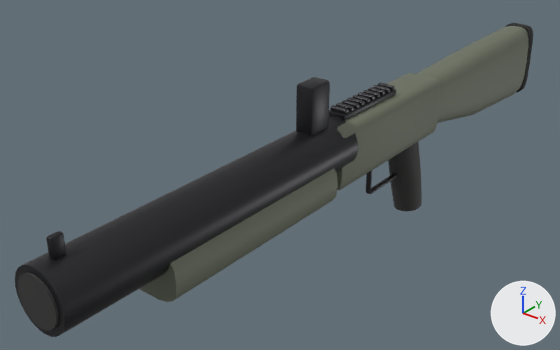
The glTF model assets/models/weapons/um.glb as it was, and as the next commit left it.
One viewpoint serves both versions: a camera (50 mm lens) standing at (0.413, -0.707, 0.311) and looking at (-0.059, -0.117, -0.055). Lighting does not change. The marker at lower right points along +X, +Y and +Z. The first picture is the older version. Where no turn or scale is listed for an object, it has been applied to the vertices. Vertices at exactly the same position are counted once.

Names of what the first picture shows: 'Body'.
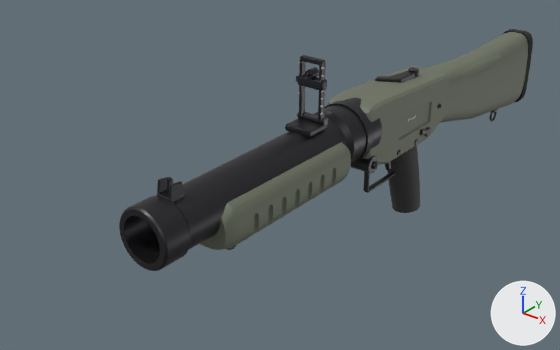
The change, as a list of edits to the scene's bpy script:
```text
Change me_body:
    remove me_body.from_pydata(...)  # 1076 vertices, 2044 faces; spans x -0.032..0.032, y -0.462..0.357, z -0.147..0.07
    add me_body.from_pydata(...)  # 6388 vertices, 12532 faces; spans x -0.034..0.034, y -0.364..0.357, z -0.147..0.094
    me_body part 1: a new loose piece, a torus around x (ring radius 0.008, tube radius 0.0015) spanning x -0.0014..0.0014, y 0.2905..0.3095, z -0.1085..-0.0895, in mat_metal (dark grey #3c3c3f)
    me_body part 2: the loose piece of 24 vertices spanning x -0.01..0.01, y -0.068..-0.062, z 0.026..0.03 is scaled about its middle by (0.111, 1.53, 0.324), then moved by (0.032, -0.005, -0.062), in mat_polymer (dark grey #353534)
    me_body part 3: the loose piece of 24 vertices spanning x -0.01..0.01, y -0.078..-0.072, z 0.026..0.03 is scaled about its middle by (0.111, 0.265, 1.82), then moved by (0.032, 0.005, -0.062), in mat_polymer (dark grey #353534)
    me_body part 4: the loose piece of 24 vertices spanning x -0.01..0.01, y -0.008..-0.002, z 0.026..0.03 is scaled about its middle by (0.0703, 1, 0.199), then moved by (0.029, 0.075, -0.038), in mat_polymer (dark grey #353534)
    me_body part 5: the loose piece of 24 vertices spanning x -0.01..0.01, y -0.018..-0.012, z 0.026..0.03 is scaled about its middle by (0.0703, 0.159, 1.2), then moved by (0.029, 0.085, -0.038), in mat_polymer (dark grey #353534)
    me_body part 6: the loose piece of 24 vertices spanning x -0.01..0.01, y -0.058..-0.052, z 0.026..0.03 is scaled about its middle by (0.111, 1.53, 0.324), then moved by (-0.032, -0.015, -0.062), in mat_polymer (dark grey #353534)
    me_body part 7: the loose piece of 24 vertices spanning x -0.01..0.01, y -0.088..-0.082, z 0.026..0.03 is scaled about its middle by (0.111, 0.265, 1.82), then moved by (-0.032, 0.015, -0.062), in mat_polymer (dark grey #353534)
    me_body part 8: the loose piece of 24 vertices spanning x -0.01..0.01, y -0.028..-0.022, z 0.026..0.03 is scaled about its middle by (0.0703, 1, 0.199), then moved by (-0.029, 0.095, -0.038), in mat_polymer (dark grey #353534)
    me_body part 9: the loose piece of 24 vertices spanning x -0.01..0.01, y -0.038..-0.032, z 0.026..0.03 is scaled about its middle by (0.0703, 0.159, 1.2), then moved by (-0.029, 0.105, -0.038), in mat_polymer (dark grey #353534)
    me_body part 10: the loose piece of 96 vertices spanning x -0.024..0.024, y -0.12..0.08, z -0.05..0.02 is multiplied about its middle by the matrix ((-0.001, 0.227, 0.0), (-0.002, 0.0, 0.0), (0.013, 0.0, -0.036)), then moved by (0.0, 0.371, -0.023), in mat_polymer (dark grey #353534)
    me_body part 11: the loose piece of 24 vertices spanning x -0.01..0.01, y -0.098..-0.092, z 0.026..0.03 is scaled about its middle by (0.032, 0.651, 0.254), then moved by (0.013, -0.049, 0.014), in mat_marking (pale yellow #eae5ce)
    me_body part 12: the loose piece of 24 vertices spanning x -0.01..0.01, y -0.048..-0.042, z 0.026..0.03 is scaled about its middle by (0.032, 0.651, 0.254), then moved by (0.013, -0.098, 0.021), in mat_marking (pale yellow #eae5ce)
    me_body part 13: the loose piece of 84 vertices spanning x -0.018..0.018, y 0.016..0.086, z -0.147..-0.05 is rebuilt with 124 vertices and now spans x -0.018..0.018, y 0.012..0.082, z -0.147..-0.046
    me_body part 14: the loose piece of 56 vertices spanning x -0.003..0.003, y -0.03..0.04, z -0.094..-0.09 is rebuilt with 96 vertices and now spans x -0.003..0.003, y -0.035..0.035, z -0.09..-0.086
    me_body part 15: the loose piece of 48 vertices spanning x -0.028..0.028, y -0.46..-0.1, z -0.033..0.023 is rebuilt with 578 vertices and now spans x -0.031..0.031, y -0.364..-0.06, z -0.031..0.031
    me_body part 16: the loose piece of 36 vertices spanning x -0.032..0.032, y -0.36..-0.14, z -0.054..-0.006 is rebuilt with 1142 vertices and now spans x -0.034..0.034, y -0.3..-0.115, z -0.037..0.013
    me_body part 17: the loose piece of 56 vertices spanning x -0.003..0.003, y -0.032..-0.028, z -0.092..-0.052 is deleted
    me_body part 18: the loose piece of 56 vertices spanning x -0.003..0.003, y -0.446..-0.434, z 0.02..0.04 is deleted
    me_body part 19: the loose piece of 40 vertices spanning x -0.022..0.022, y -0.462..-0.459, z -0.027..0.017 is deleted
    me_body part 20: 6 vertices moved within x -0.021..0.021, y 0.345..0.357, z -0.003..0.003; 238 vertices removed from x -0.022..0.022, y -0.155..0.357, z -0.076..0.07; 3506 vertices added at x -0.033..0.033, y -0.339..0.357, z -0.093..0.094
    other edits to the shape of me_body do not show in these pictures
    add me_body.materials.append(mat_marking)  # pale yellow #eae5ce
```

Changed parts and their boxes [x1, y1, x2, y2] in the pictures (560 x 350 px; the box of a moved part takes in the faces that stretch with it):
'Body', reshaped (20% narrower, 23% shorter): before [15, 23, 533, 337]; after [119, 29, 533, 271]
part 1 of me_body, added: after [490, 111, 497, 122]
part 2 of me_body, moved or reshaped (not visible afterwards): before [347, 97, 364, 106]
part 3 of me_body, moved or reshaped (not visible afterwards): before [341, 100, 359, 109]
part 4 of me_body, moved or reshaped (not visible afterwards): before [378, 83, 395, 90]
part 5 of me_body, moved or reshaped (not visible afterwards): before [373, 85, 390, 93]
part 6 of me_body, moved or reshaped (not visible afterwards): before [352, 95, 370, 103]
part 7 of me_body, moved or reshaped (not visible afterwards): before [336, 103, 354, 111]
part 8 of me_body, moved or reshaped (not visible afterwards): before [368, 87, 385, 96]
part 9 of me_body, moved or reshaped (not visible afterwards): before [363, 90, 380, 98]
part 10 of me_body, moved or reshaped (not visible afterwards): before [336, 73, 440, 190]
part 11 of me_body, moved or reshaped (not visible afterwards): before [330, 105, 348, 114]
part 12 of me_body, moved or reshaped (not visible afterwards): before [358, 92, 375, 101]
part 13 of me_body, rebuilt: before [388, 142, 422, 211]; after [387, 145, 420, 213]
part 14 of me_body, rebuilt: before [367, 173, 398, 194]; after [365, 172, 396, 193]
part 15 of me_body, rebuilt (23% narrower, 22% shorter): before [15, 115, 358, 337]; after [119, 97, 382, 271]
part 16 of me_body, rebuilt (24% narrower, 19% shorter): before [139, 168, 338, 302]; after [200, 142, 351, 250]
part 17 of me_body, deleted: before [366, 171, 372, 193]
part 18 of me_body, deleted: before [46, 231, 66, 260]
part 19 of me_body, deleted: before [17, 273, 59, 331]
part 20 of me_body, reshaped: before [296, 23, 533, 136]; after [156, 29, 533, 203]
